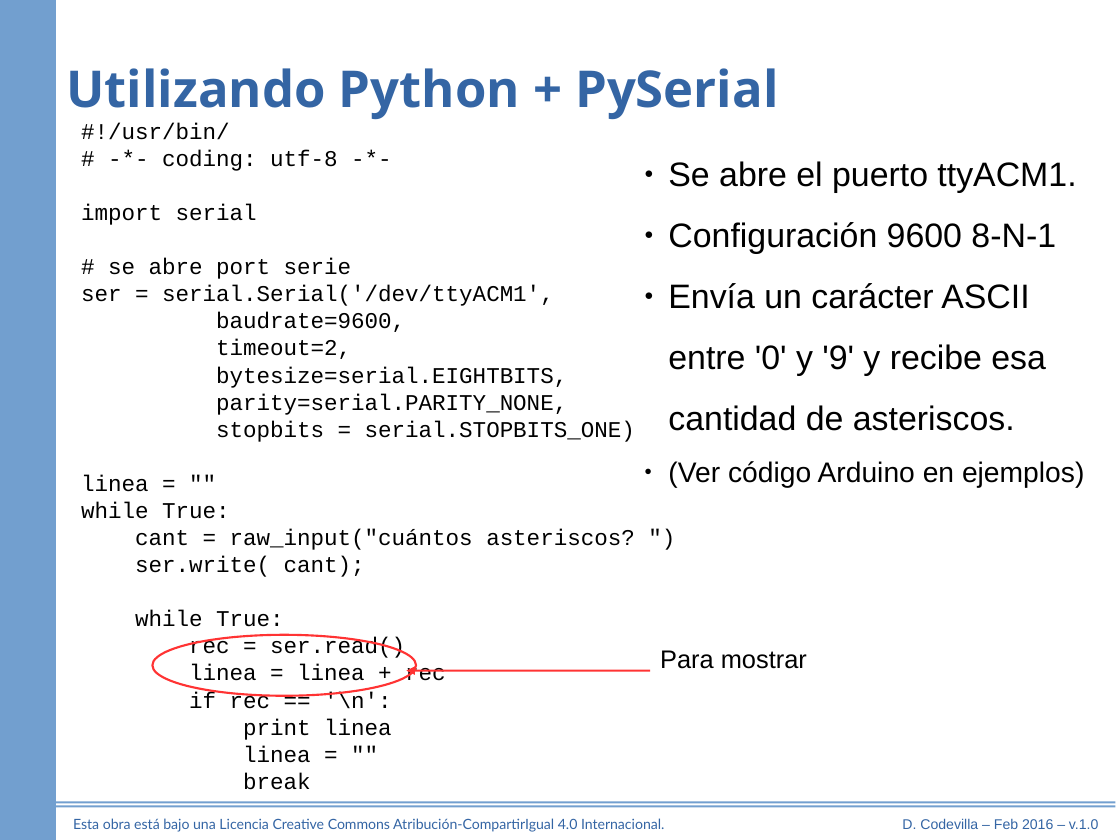
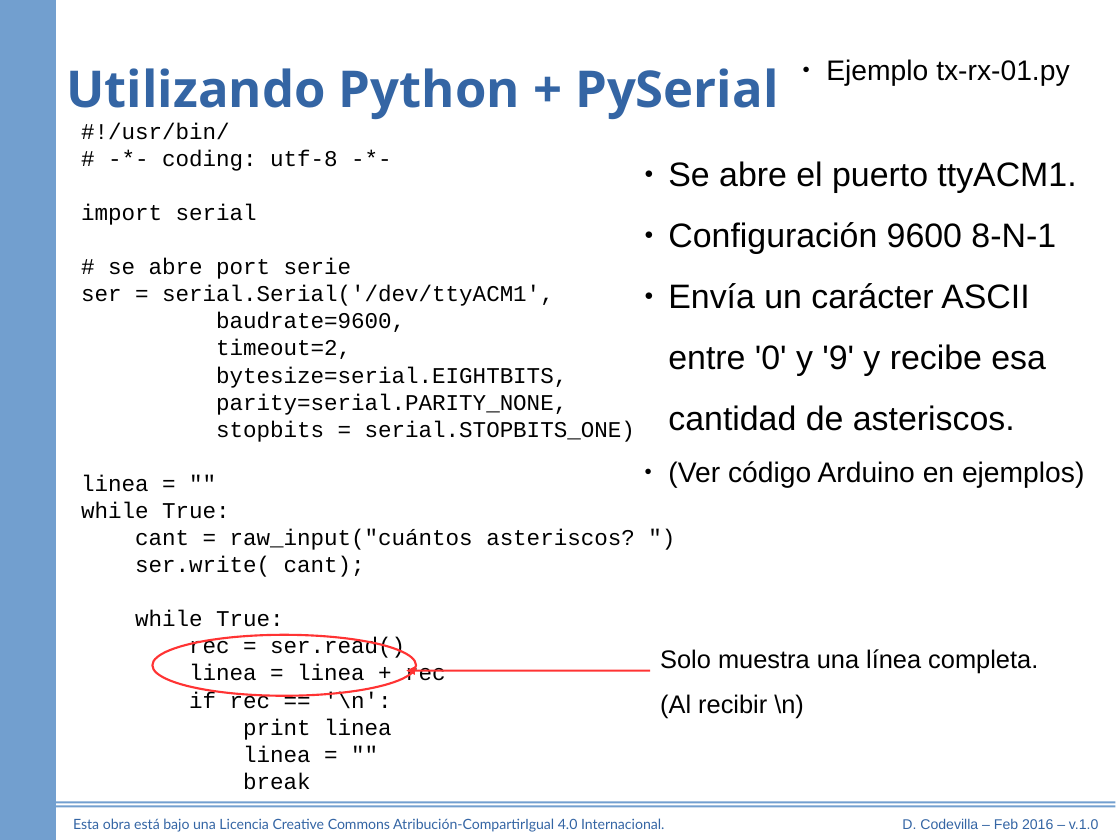
Before and after one commit to diegocode/serie, a slide deck: slide 33 of referencia/puerto_serie.odp (slide 28 before the commit). Drawn at 1120x840 pixels with LibreOffice and Linux fonts; fonts in the diff are those of the drawing. Boxes give left, top, right and bottom in pixels: in the first picture for what was removed or moved away, otherwise in the second. Text is boxed around its words. In the diff, an @@ line names an element or a change of style, - is before the commit and + after.

```diff
--- a/referencia/puerto_serie.odp
+++ b/referencia/puerto_serie.odp
@@ text added at box(826, 59, 1069, 86), 20 pt, text #000000 @@
+● Ejemplo tx-rx-01.py
@@ text removed at box(660, 650, 807, 669) @@
-Para mostrar
@@ text added at box(660, 649, 1038, 719), 18 pt, text #000000 @@
+Solo muestra una línea completa.
+(Al recibir \n)
```
Also in this commit, not shown: 7 other slides changed, 5 slides added, 1 slide removed, 28 other files.
